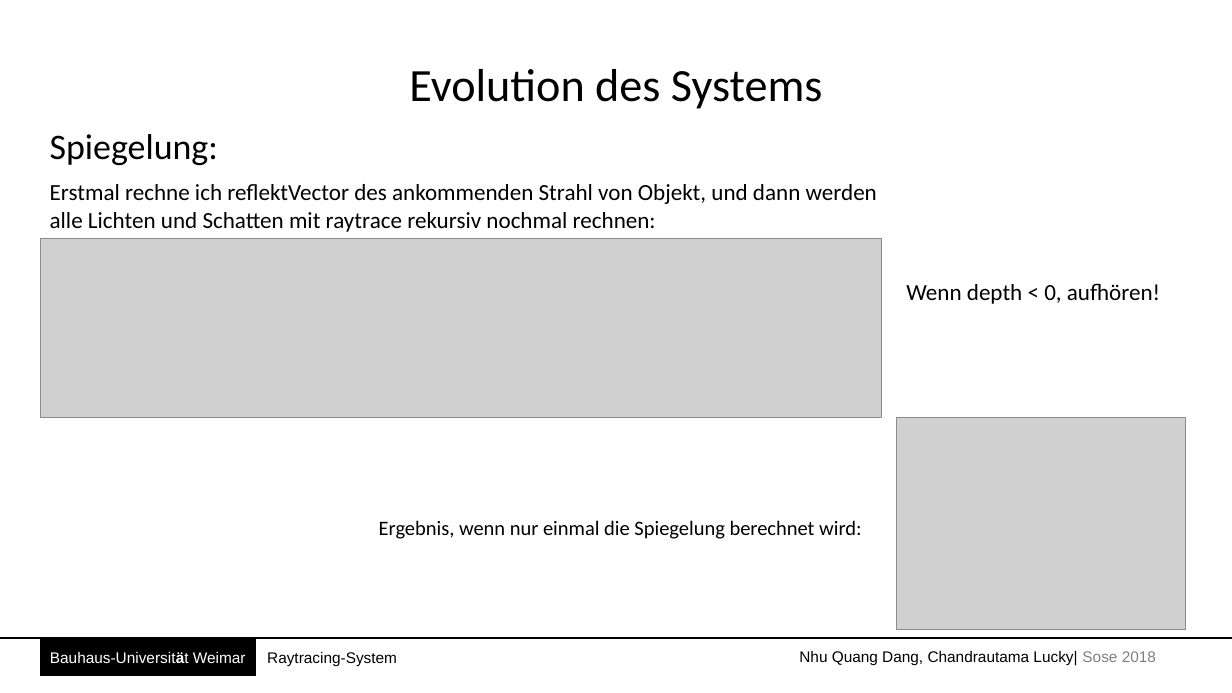
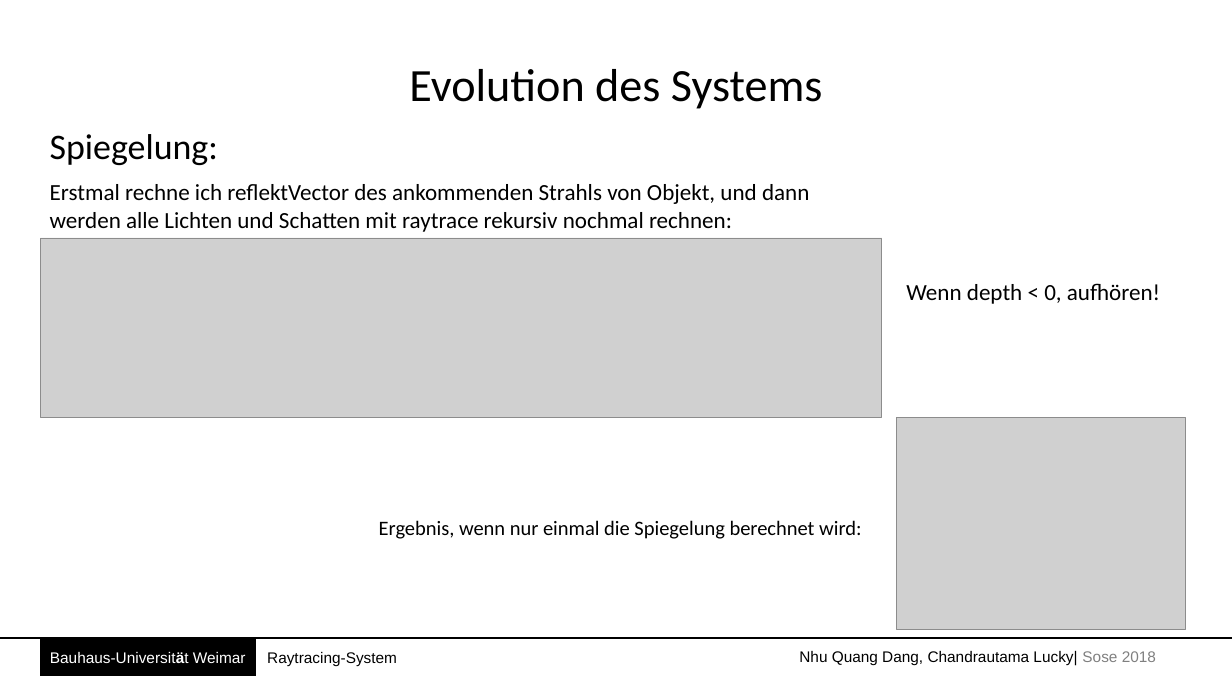
Before and after one commit to Batshaw/Coorp, a slide deck: slide 7 of Prasentation/raytracing.pptx. Drawn at 1232x693 pixels with LibreOffice and Linux fonts; fonts in the diff are those of the drawing; grey boxes stand for pictures. Boxes give left, top, right and bottom in pixels: in the first picture for what was removed or moved away, otherwise in the second. Text is boxed around its words. In the diff, an @@ line names an element or a change of style, - is before the commit and + after.

Commit message:
last change fur presentation

```diff
--- a/Prasentation/raytracing.pptx
+++ b/Prasentation/raytracing.pptx
@@ text at bbox=[50, 184, 809, 232]: text changed @@
-Erstmal rechne ich reflektVector des ankommenden Strahl von Objekt, und dann werden alle Lichten und Schatten mit raytrace rekursiv nochmal rechnen:
+Erstmal rechne ich reflektVector des ankommenden Strahls von Objekt, und dann werden alle Lichten und Schatten mit raytrace rekursiv nochmal rechnen:
```
Also in this commit, not shown: 3 other slides changed, 4 other files.
